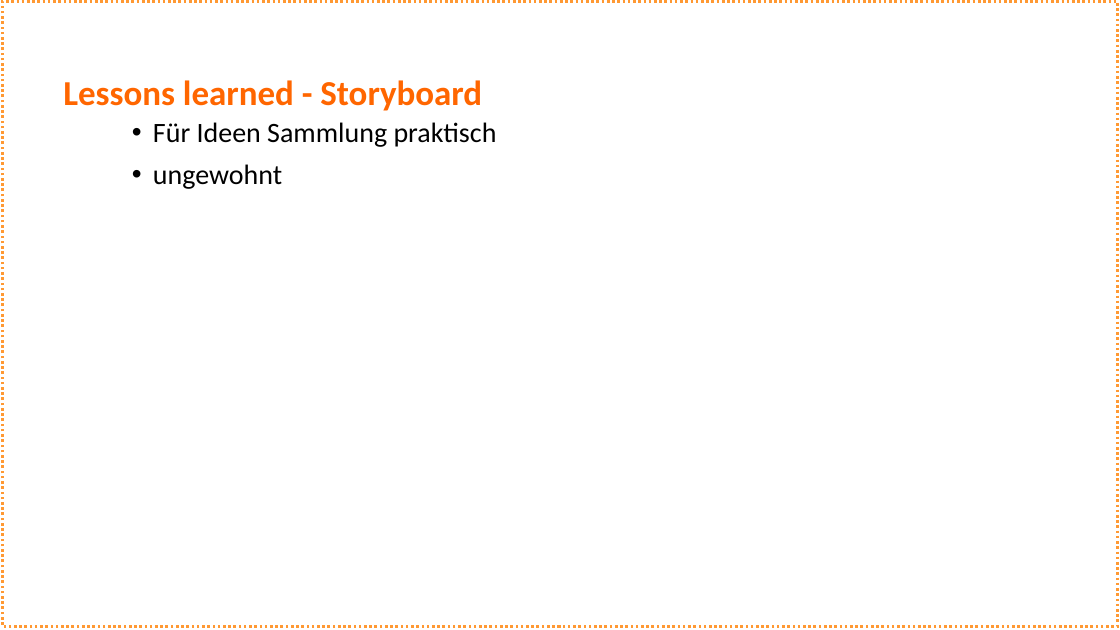
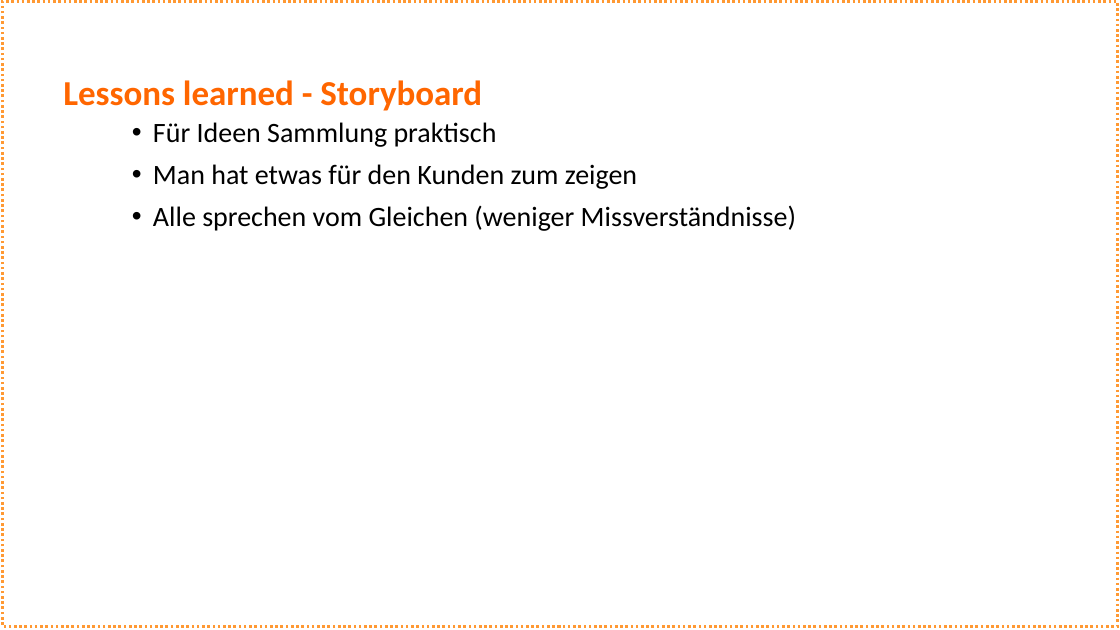
Before and after one commit to schne5/ch.bfh.bti7081.s2016.orange, a slide deck: slide 3 of doc/Task14/Task 14_orange.pptx. Drawn at 1120x630 pixels with LibreOffice and Linux fonts; fonts in the diff are those of the drawing. Boxes give left, top, right and bottom in pixels: in the first picture for what was removed or moved away, otherwise in the second. Text is boxed around its words. In the diff, an @@ line names an element or a change of style, - is before the commit and + after.

```diff
--- a/doc/Task14/Task 14_orange.pptx
+++ b/doc/Task14/Task 14_orange.pptx
@@ text at (153, 164, 796, 231): text changed @@
-• ungewohnt
+• Man hat etwas für den Kunden zum zeigen
+• Alle sprechen vom Gleichen (weniger Missverständnisse)
```
Also in this commit, not shown: 4 other slides changed, 1 slide added, 4 slides removed, 1 other file.
